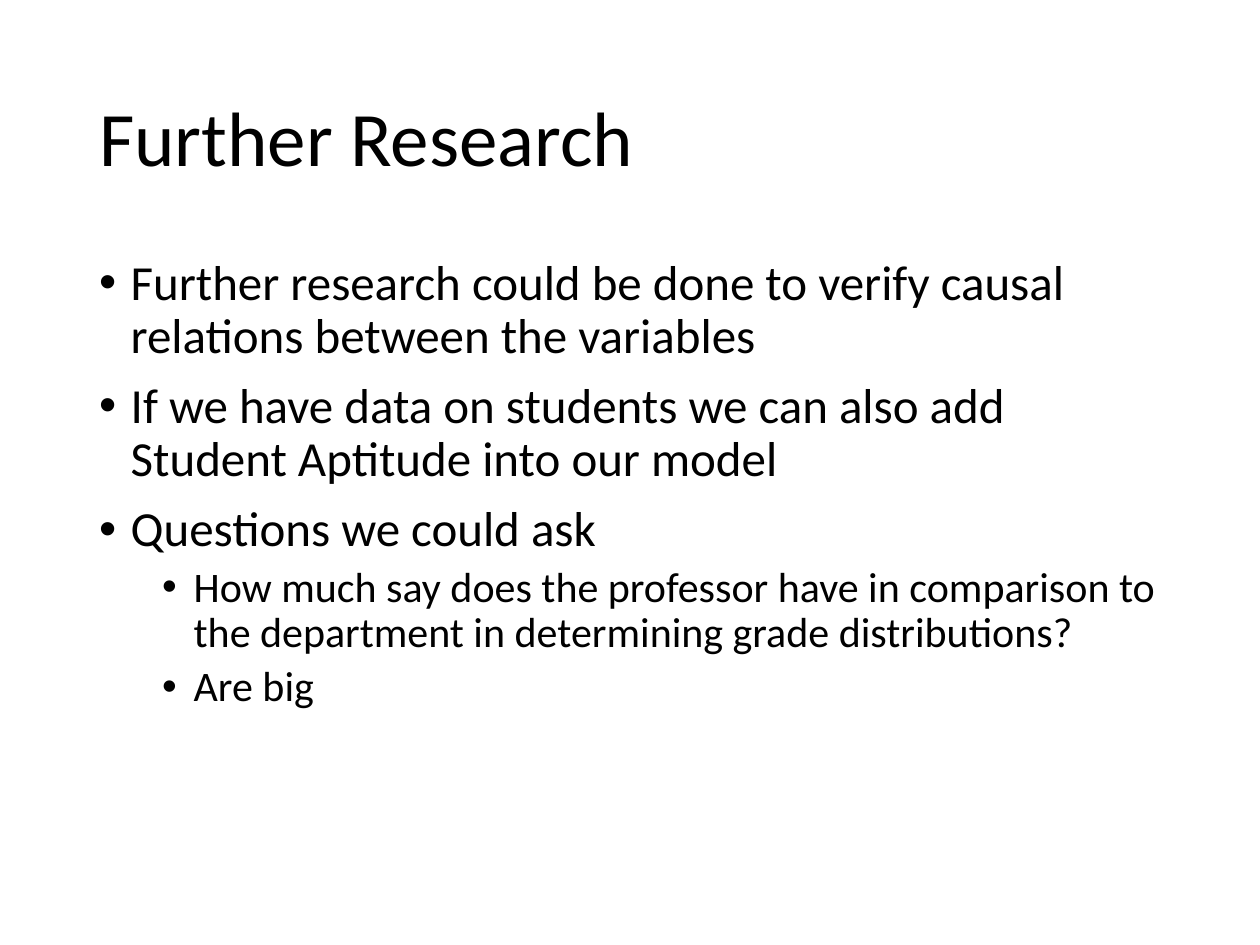
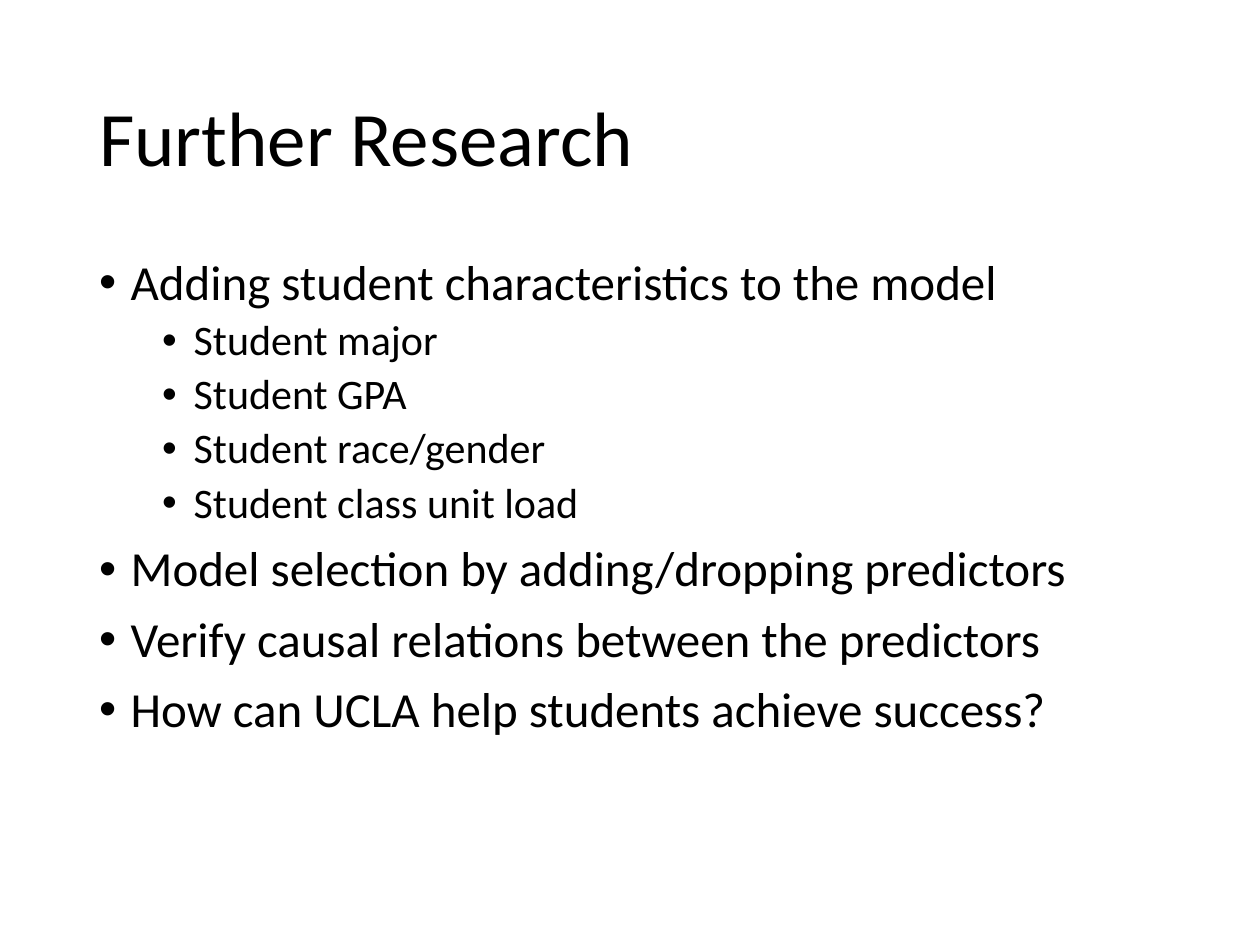
Before and after one commit to kaizersaber/stats131, a slide deck: slide 6 of Project_Slides.pptx. Drawn at 1260x945 pixels with LibreOffice and Linux fonts; fonts in the diff are those of the drawing. Boxes give left, top, right and bottom in pixels: in the first picture for what was removed or moved away, otherwise in the second. Text is boxed around its words. In the diff, an @@ line names an element or a change of style, - is before the commit and + after.

```diff
--- a/Project_Slides.pptx
+++ b/Project_Slides.pptx
@@ text at (x1=131, y1=266, x2=1065, y2=735): text changed @@
-• Further research could be done to verify causal relations between the variables
-• If we have data on students we can also add Student Aptitude into our model
-• Questions we could ask
-  • How much say does the professor have in comparison to the department in determining grade distributions?
-  • Are big
+• Adding student characteristics to the model
+  • Student major
+  • Student GPA
+  • Student race/gender
+  • Student class unit load
+• Model selection by adding/dropping predictors
+• Verify causal relations between the predictors
+• How can UCLA help students achieve success?
```
Also in this commit, not shown: 4 other slides changed.
